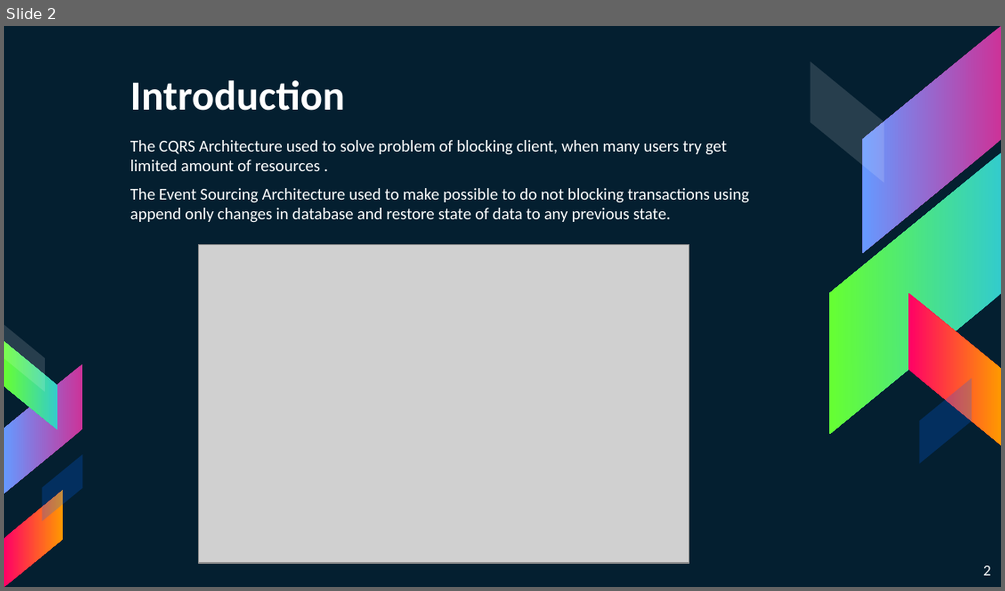
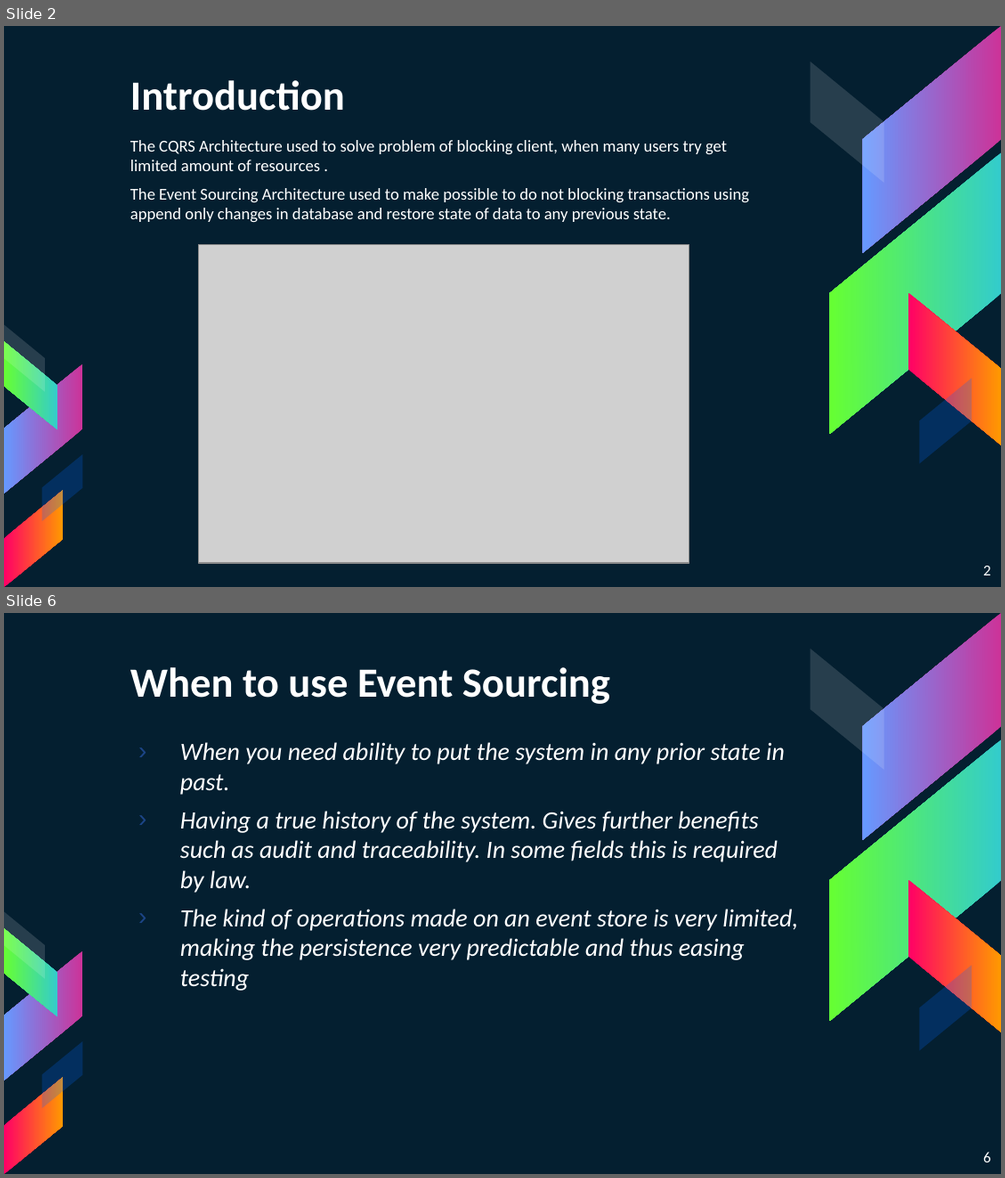
Before and after one commit to khdevnet/cqrs-architecture, a slide deck: docs/presentation/CQRS-EventSourcing-Architecture-Overview.pptx. Shown one above the other, each under a label of ours: slide 2 before the commit, slides 2 and 6 after it; the slides between them are not shown. The pictures are 1005x591 and 1005x1178 pixels, drawn with LibreOffice and Linux fonts; fonts in the diff are those of the drawing; grey boxes stand for pictures. Boxes give left, top, right and bottom in pixels: in the first picture for what was removed or moved away, otherwise in the second. Text is boxed around its words. In the diff, an @@ line names an element or a change of style, - is before the commit and + after.

```diff
--- a/docs/presentation/CQRS-EventSourcing-Architecture-Overview.pptx
+++ b/docs/presentation/CQRS-EventSourcing-Architecture-Overview.pptx
@@ slide 6 added at [4,613,1001,1174], background #041F30; not listed: 10 template elements that a slide beside it also shows @@
@@ title added at [130,667,610,704], 30 pt, text #FFFFFF, bold @@
+When to use Event Sourcing
@@ text added at [180,742,798,990], 18 pt, text #FFFFFF, italic @@
+› When you need ability to put the system in any prior state in past.
+› Having a true history of the system. Gives further benefits such as audit and traceability. In some fields this is required by law.
+› The kind of operations made on an event store is very limited, making the persistence very predictable and thus easing testing
@@ page number added at [983,1151,991,1162], 11 pt, text #FFFFFF @@
+6
```
Also in this commit, not shown: 6 slides changed, 4 other slides added, 5 slides removed, 2 other files.
